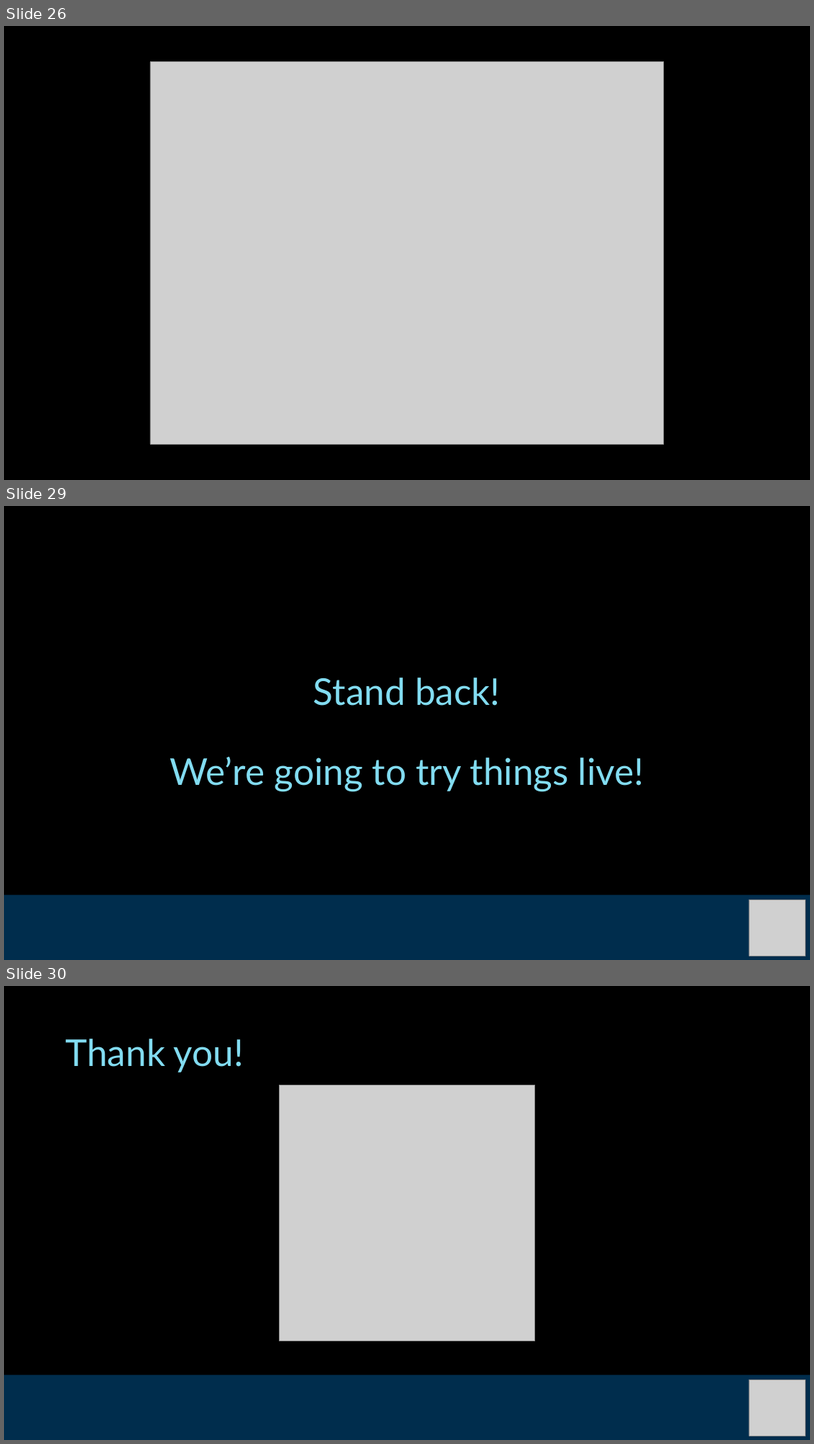
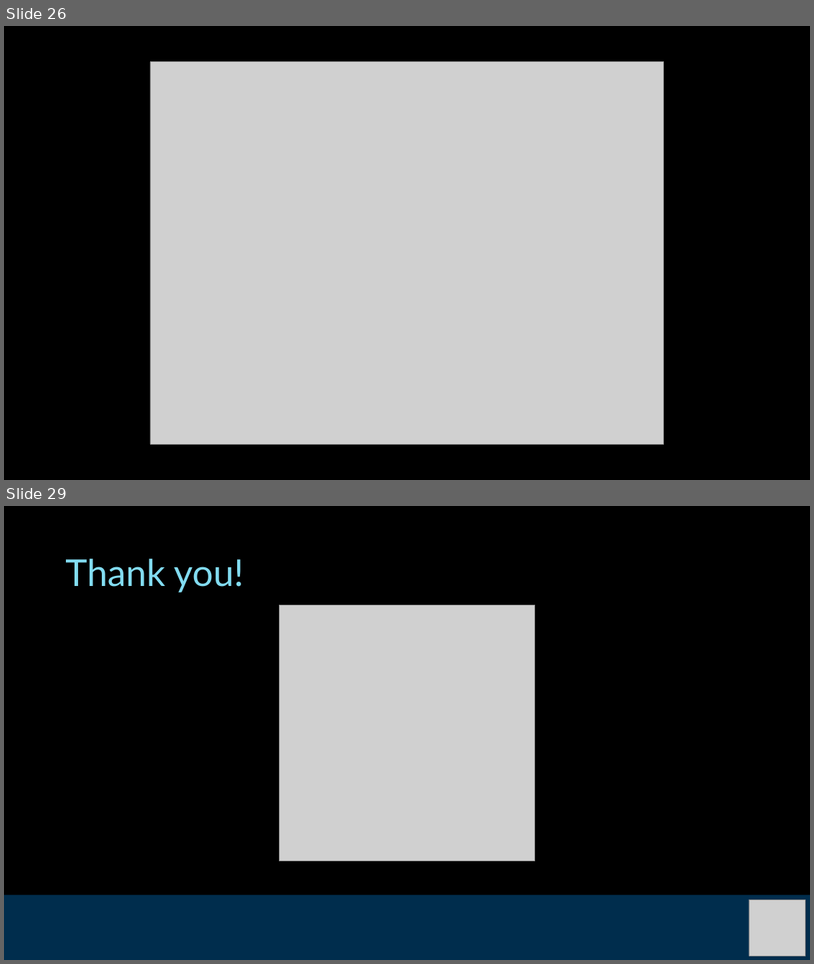
Before and after one commit to iug-ils-data-preconf/iug2026, a slide deck: Daniel Messer/Out Here in the Fields/Out Here in the Fields - Slide Deck.pptx. Shown one above the other, each under a label of ours: slides 26, 29 and 30 before the commit, slides 26 and 29 after it; the slides between them are not shown. The pictures are 814x1444 and 814x964 pixels, drawn with LibreOffice and Linux fonts; fonts in the diff are those of the drawing; grey boxes stand for pictures. Boxes give left, top, right and bottom in pixels: in the first picture for what was removed or moved away, otherwise in the second. Text is boxed around its words. In the diff, an @@ line names an element or a change of style, - is before the commit and + after.

```diff
--- a/Daniel Messer/Out Here in the Fields/Out Here in the Fields - Slide Deck.pptx
+++ b/Daniel Messer/Out Here in the Fields/Out Here in the Fields - Slide Deck.pptx
@@ slide 29 removed at bbox=[4, 506, 810, 960], background #000000 @@
@@ title removed at bbox=[170, 677, 644, 791] @@
-Stand back!
-We’re going to try things live!
@@ rectangle removed at bbox=[4, 894, 810, 960] @@
@@ picture removed at bbox=[749, 899, 805, 955] @@
@@ what was slide 30 is now slide 29 @@
```
Also in this commit, not shown: 1 slide changed, 2 other files.
